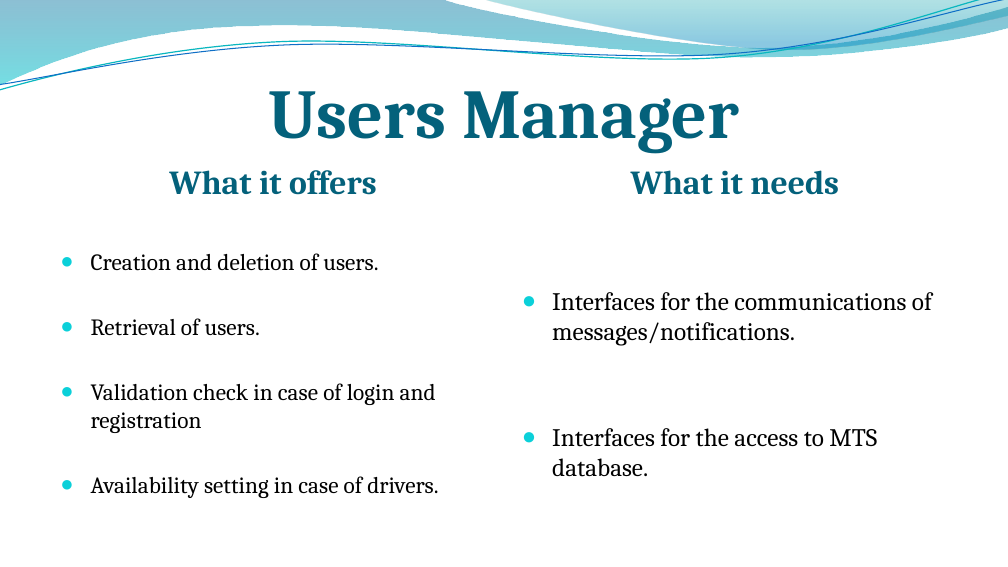
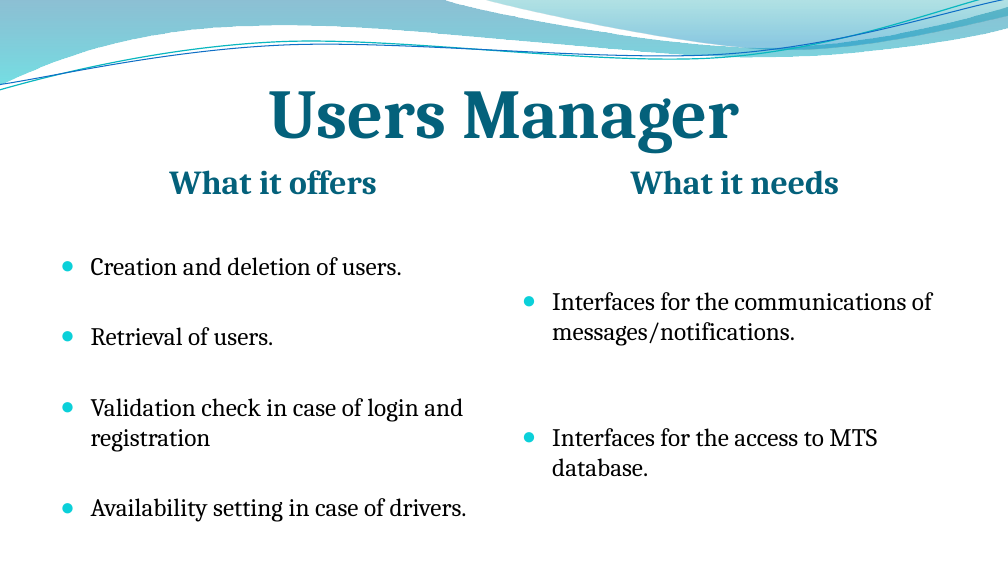
Before and after one commit to MarcoRomani/myTaxyService-SE2-PozziRomani, a slide deck: slide 20 of OtherStuff/DD final presentation 16_9 v2.pptx. Drawn at 1008x567 pixels with LibreOffice and Linux fonts; fonts in the diff are those of the drawing; background and template pictures are left out. Boxes give left, top, right and bottom in pixels: in the first picture for what was removed or moved away, otherwise in the second. Text is boxed around its words. In the diff, an @@ line names an element or a change of style, - is before the commit and + after.

```diff
--- a/OtherStuff/DD final presentation 16_9 v2.pptx
+++ b/OtherStuff/DD final presentation 16_9 v2.pptx
@@ text "Creation and deletion of users." at (91, 257, 467, 522): size 16.6 to 18 pt @@
```
Also in this commit, not shown: 2 other slides changed, 3 other files.
